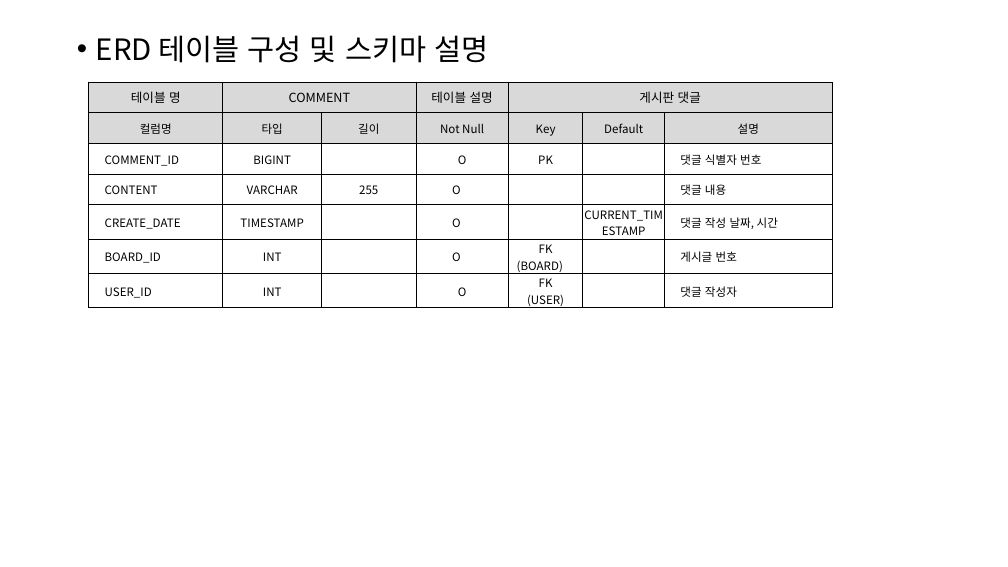
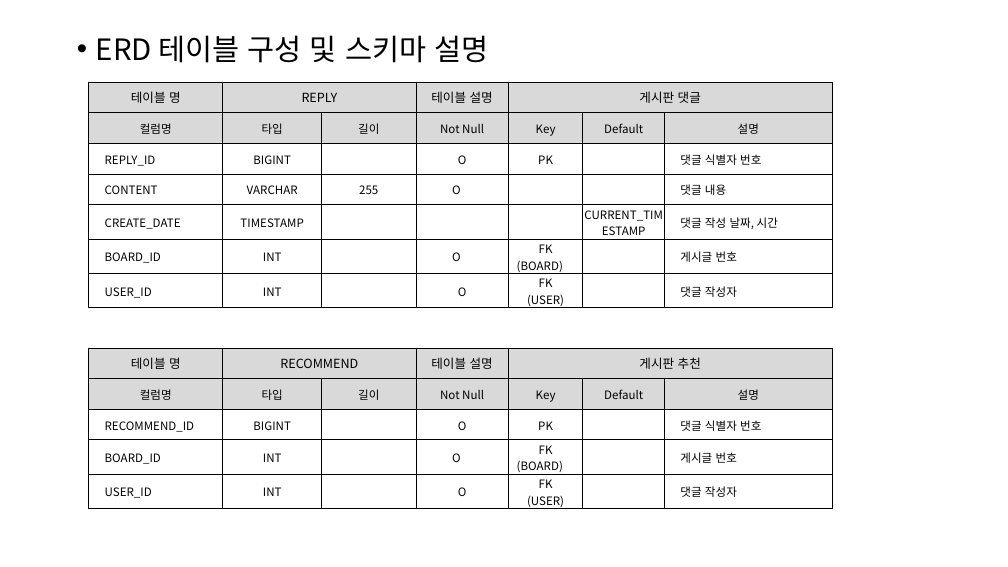
Before and after one commit to hahahahohohoho/mini_project, a slide deck: slide 30 of 빅데이터프로젝트계획서 (1).pptx (slide 29 before the commit). Drawn at 1008x567 pixels with LibreOffice and Linux fonts; fonts in the diff are those of the drawing. Boxes give left, top, right and bottom in pixels: in the first picture for what was removed or moved away, otherwise in the second. Text is boxed around its words. In the diff, an @@ line names an element or a change of style, - is before the commit and + after.

Commit message:
[#11] FE CSS적용 확인. 적용에 따른 기능 일부 누락된 것(login상태 관리) 추가 / BE 일부 Entity 데이터 타입 최적화

```diff
--- a/빅데이터프로젝트계획서 (1).pptx
+++ b/빅데이터프로젝트계획서 (1).pptx
@@ table at [88, 82, 833, 312] @@
-row 1, column 2: COMMENT
+row 1, column 2: REPLY
-row 3, column 1: COMMENT_ID
+row 3, column 1: REPLY_ID
-row 5, column 4: O
+row 5, column 4: 
@@ table added at [88, 348, 833, 513], 5 rows, 7 columns @@
+테이블 명 | RECOMMEND |  | 테이블 설명 | 게시판 추천 |  | 
+컬럼명 | 타입 | 길이 | Not Null | Key | Default | 설명
+RECOMMEND_ID | BIGINT |  | O | PK |  | 댓글 식별자 번호
+BOARD_ID | INT |  | O | FK / (BOARD) |  | 게시글 번호
+USER_ID | INT |  | O | FK / (USER) |  | 댓글 작성자
```
Also in this commit, not shown: 13 other slides changed, 4 slides added, 11 other files.
